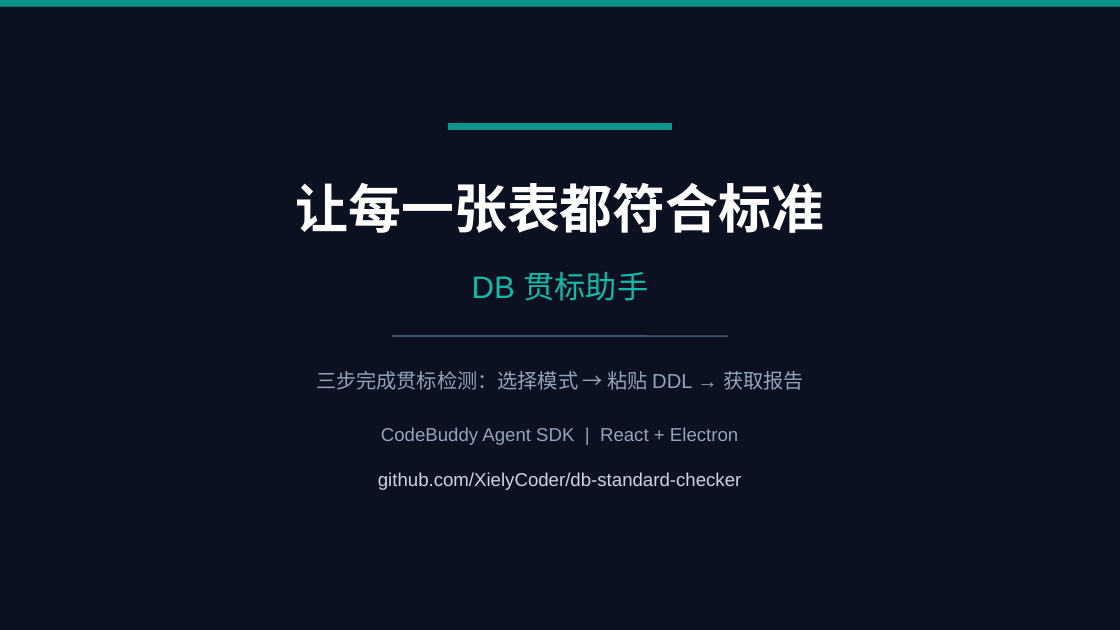
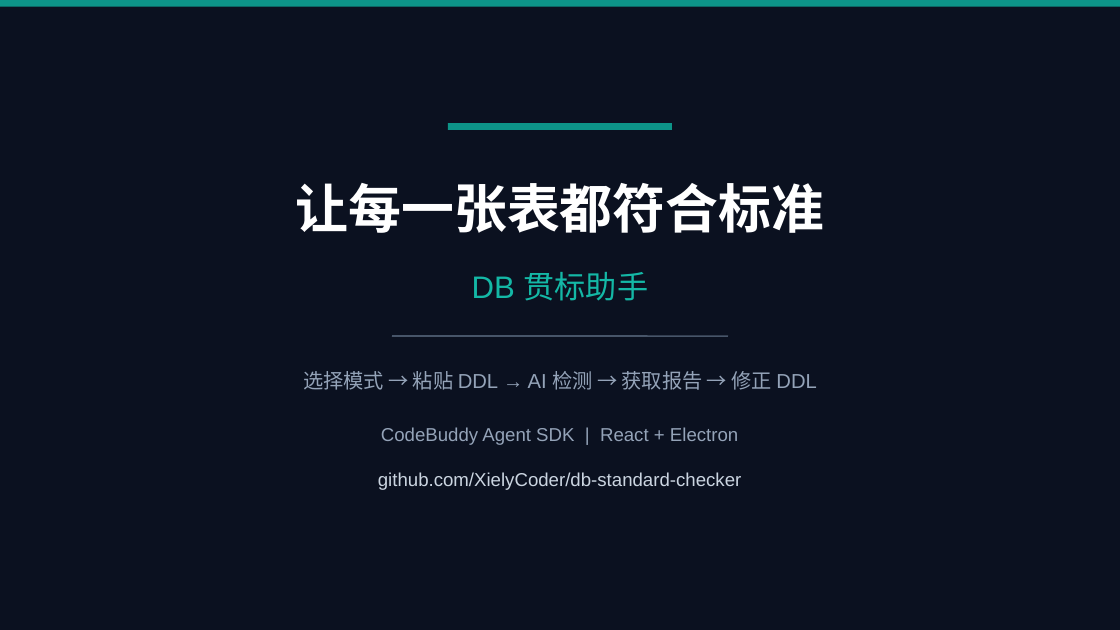
Before and after one commit to XielyCoder/db-standard-checker, a slide deck: slide 12 of docs/DB贯标助手产品演示.pptx (slide 11 before the commit). Drawn at 1120x630 pixels with LibreOffice and Linux fonts; fonts in the diff are those of the drawing; background and template pictures are left out. Boxes give left, top, right and bottom in pixels: in the first picture for what was removed or moved away, otherwise in the second. Text is boxed around its words. In the diff, an @@ line names an element or a change of style, - is before the commit and + after.

Commit message:
feat: 更新产品演示PPT - 加入贯标前后DDL对比截图

```diff
--- a/docs/DB贯标助手产品演示.pptx
+++ b/docs/DB贯标助手产品演示.pptx
@@ text at <box>303,371,816,390</box>: text changed @@
-三步完成贯标检测：选择模式 → 粘贴 DDL → 获取报告
+选择模式 → 粘贴 DDL → AI 检测 → 获取报告 → 修正 DDL
```
Also in this commit, not shown: 2 other slides changed, 2 slides added, 1 slide removed, 3 other files.
